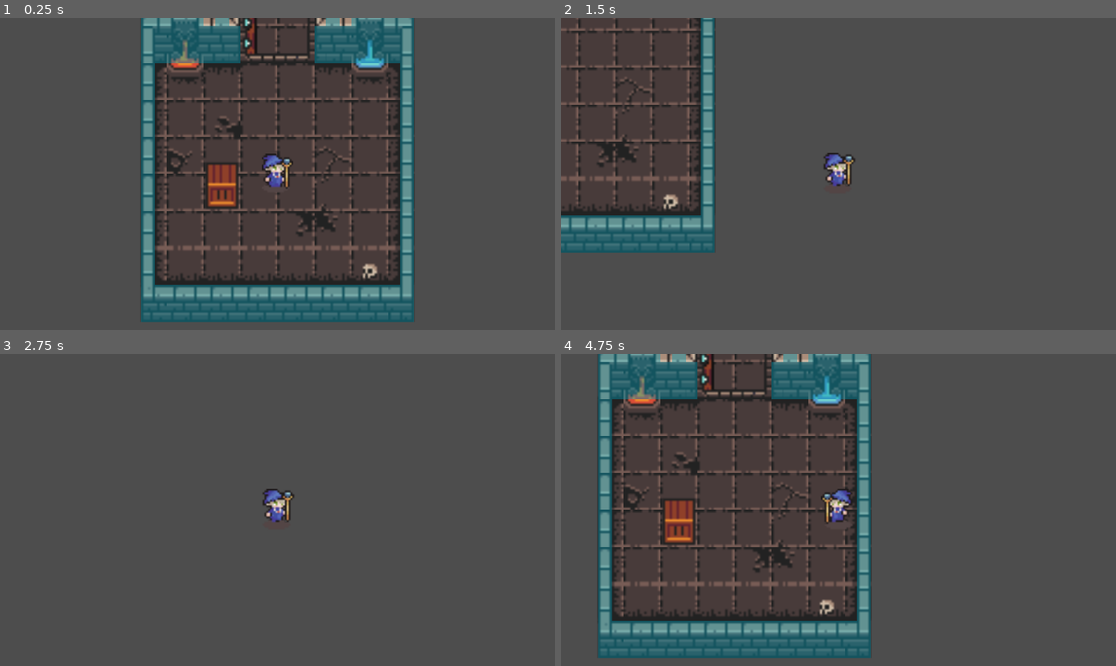
Above: before the commit, frames 1-4 (two rows, left to right).
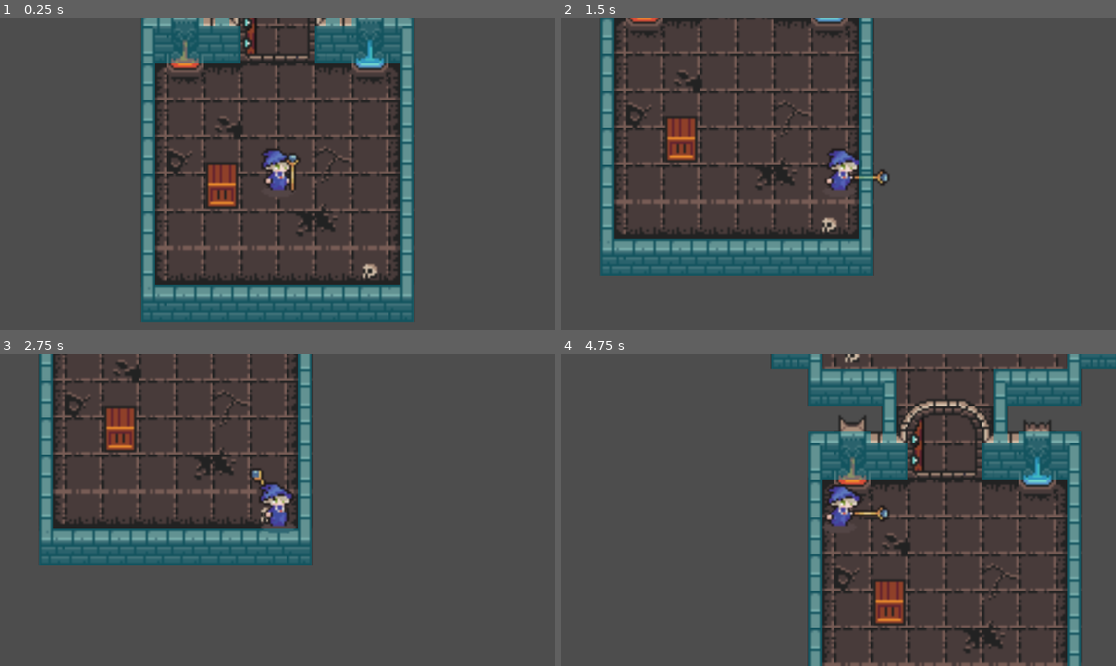
Above: after the commit, the same moments.

Repository: jrginn/LEAD-Academy-2024
Game: Godot game, scene res://dungeon.tscn
The game is run twice, just before and just after one commit, with the same random seed, the same clock (stepped at 60 frames per second) and the same inputs.
Inputs (mouse positions are in pixels of both pictures, inside the frame that each line leads up to):
- Up to frame 1 (0.25 s): no input
- Up to frame 2 (1.5 s): move the mouse to (960, 158) at 0.52 s; press the mouse at (960, 158) at 0.53 s; hold Right (move_right) 0.53-1.28 s; move the mouse to (727, 189) at 1.27 s; release the mouse at (727, 189) at 1.28 s; hold Down (move_down) from 1.28 s (still down); click (727, 189) at 1.35 s
- Up to frame 3 (2.75 s): move the mouse to (333, 441) at 2.02 s; release Down (move_down) at 2.03 s; press the mouse at (333, 441) at 2.03 s; hold Right (move_right) from 2.03 s (still down)
- Up to frame 4 (4.75 s): move the mouse to (810, 572) at 2.77 s; release Right (move_right) at 2.78 s; release the mouse at (810, 572) at 2.78 s; hold Up (move_up) 2.78-3.53 s; click (810, 572) at 2.85 s; move the mouse to (1005, 556) at 3.52 s; press the mouse at (1005, 556) at 3.53 s; hold Left (move_left) from 3.53 s (still down); move the mouse to (672, 463) at 4.27 s; release the mouse at (672, 463) at 4.28 s; click (672, 463) at 4.35 s

The runs differ from the first frame. In frame 1, 0.6% of the frame differs, in the area x 47-55%, y 41-58%; in frame 2, 23%; in frame 3, 16%; in frame 4, 44%, in the area x 6-100%, y 0-100%.

Commit message:
wizard state machine

Diff:
--- a/lead-game/dungeon.tscn
+++ b/lead-game/dungeon.tscn
@@ -4,7 +4,7 @@
 [ext_resource type="Texture2D" uid="uid://br34sp2maksdr" path="res://Dungeon Tiles/atlas_walls_low-16x16.png" id="2_m25g7"]
 [ext_resource type="Texture2D" uid="uid://ckwobt6dma7dr" path="res://Dungeon Tiles/atlas_walls_high-16x32.png" id="3_u3d0a"]
 [ext_resource type="Texture2D" uid="uid://bah123a6ign4d" path="res://Dungeon Tiles/0x72_DungeonTilesetII_v1.7.png" id="4_68ure"]
-[ext_resource type="PackedScene" uid="uid://dwg1hj65d1t18" path="res://player.tscn" id="5_y8oot"]
+[ext_resource type="PackedScene" uid="uid://djbru0vbiiwxn" path="res://wizard.tscn" id="5_ru71o"]
 
 [sub_resource type="TileSetAtlasSource" id="TileSetAtlasSource_3i7as"]
 texture = ExtResource("1_8yg3u")
@@ -1555,7 +1555,6 @@
 4:15/0 = 0
 4:15/0/physics_layer_0/polygon_0/points = PackedVector2Array(-8, -5, -7, -5, -6, -4, -5, -2, -4, 0.5, -4, 4, 8, 4, 8, 8, -8, 8)
 5:15/0 = 0
-5:15/0/physics_layer_0/polygon_0/points = PackedVector2Array(-8, -8, -1, -8, -1, 8, -8, 8)
 6:15/0 = 0
 8:15/0 = 0
 9:15/0 = 0
@@ -1579,7 +1578,6 @@
 3:16/0/physics_layer_0/polygon_0/points = PackedVector2Array(-8, -8, 8, -8, 8, 8, -8, 8)
 4:16/0 = 0
 5:16/0 = 0
-5:16/0/physics_layer_0/polygon_0/points = PackedVector2Array(-8, -8, -1, -8, -1, 8, -8, 8)
 6:16/0 = 0
 8:16/0 = 0
 9:16/0 = 0
@@ -1999,10 +1997,8 @@
 tile_set = SubResource("TileSet_5flnr")
 collision_visibility_mode = 1
 
-[node name="Wizard" parent="." instance=ExtResource("5_y8oot")]
-physics_interpolation_mode = 2
-speed = 150
+[node name="Wizard" parent="." instance=ExtResource("5_ru71o")]
 
 [node name="Wall Decor" type="TileMapLayer" parent="."]
-tile_map_data = PackedByteArray("AAD///v/AAAFAA8AAAAAAPv/AAA …(703 unchanged characters)… ACAAIAAADQ//X/AAACAAIAAADt//n/AAADAAMAAAD///z/AAAFABAAAAAAAPz/AAAGABAAAAA=")
+tile_map_data = PackedByteArray("AAD///v/AAAFAA8AAAAAAPv/AAA …(703 unchanged characters)… ACAAIAAADQ//X/AAACAAIAAADt//n/AAADAAMAAAA=")
 tile_set = SubResource("TileSet_ka8ao")
--- /dev/null
+++ b/lead-game/oldplayer.gd
@@ -0,0 +1,34 @@
+extends CharacterBody2D
+
+@export var speed = 800 # How fast the player will move (pixels/sec).
+var screen_size # Size of the game window.
+
+
+# Called when the node enters the scene tree for the first time.
+func _ready() -> void:
+	screen_size = get_viewport_rect().size
+
+
+# Called every frame. 'delta' is the elapsed time since the previous frame.
+func _process(delta):
+	$AnimatedSprite2D.play()
+
+	get_input()
+
+	if velocity.length() > 0:
+		velocity = velocity.normalized() * speed
+
+	move_and_slide()
+
+	if velocity.x != 0 or velocity.y != 0:
+		$AnimatedSprite2D.animation = "walk"
+		$AnimatedSprite2D.flip_v = false
+		# See the note below about the following boolean assignment.
+		$AnimatedSprite2D.flip_h = velocity.x < 0
+
+	if velocity.length() == 0:
+		$AnimatedSprite2D.animation = "idle"
+
+func get_input():
+	var input_dir = Input.get_vector("move_left", "move_right", "move_up", "move_down")
+	velocity = input_dir * speed
--- a/lead-game/player.gd
+++ b/lead-game/player.gd
@@ -1,39 +1,43 @@
 extends CharacterBody2D
 
-@export var speed = 400 # How fast the player will move (pixels/sec).
-var screen_size # Size of the game window.
+var speed = 800
 
+enum States {IDLE, WALK, ATTACK, HURT, DEATH}
+var state: States = States.IDLE: set = set_state
+var is_attacking = false
 
-# Called when the node enters the scene tree for the first time.
-func _ready() -> void:
-	screen_size = get_viewport_rect().size
+func get_input():
+	var input_dir = Input.get_vector("move_left", "move_right", "move_up", "move_down")
+	velocity = input_dir * speed
 
-
-# Called every frame. 'delta' is the elapsed time since the previous frame.
-func _process(delta):
-	var velocity = Vector2.ZERO # The player's movement vector.
-	if Input.is_action_pressed("move_right"):
-		velocity.x += 1
-	if Input.is_action_pressed("move_left"):
-		velocity.x -= 1
-	if Input.is_action_pressed("move_down"):
-		velocity.y += 1
-	if Input.is_action_pressed("move_up"):
-		velocity.y -= 1
+func _physics_process(delta):
+	get_input()
+	move_and_slide()
 
 	$AnimatedSprite2D.play()
 
-	if velocity.length() > 0:
-		velocity = velocity.normalized() * speed
+	if is_attacking: return
 
-	position += velocity * delta
-	#position = position.clamp(Vector2.ZERO, screen_size)
+	if Input.is_action_pressed("left_click"):
+		state = States.ATTACK
+	elif velocity.x != 0 or velocity.y != 0:
+		state = States.WALK
+	else:
+		state = States.IDLE
 
-	if velocity.x != 0 or velocity.y != 0:
+func set_state(new_state: int):
+	state = new_state
+
+	if state == States.IDLE:
+		$AnimatedSprite2D.animation = "idle"
+	elif state == States.WALK:
 		$AnimatedSprite2D.animation = "walk"
-		$AnimatedSprite2D.flip_v = false
-		# See the note below about the following boolean assignment.
 		$AnimatedSprite2D.flip_h = velocity.x < 0
+	elif state == States.ATTACK:
+		is_attacking = true
+		$AnimatedSprite2D.animation = "attack"
+		$AnimatedSprite2D.connect("animation_finished", func(): _on_attack_finished(), CONNECT_ONE_SHOT)
 
-	if velocity.length() == 0:
-		$AnimatedSprite2D.animation = "idle"
+func _on_attack_finished():
+	is_attacking = false
+	state = States.IDLE
--- a/lead-game/player.tscn
+++ b/lead-game/player.tscn
@@ -1,6 +1,6 @@
 [gd_scene load_steps=28 format=3 uid="uid://dwg1hj65d1t18"]
 
-[ext_resource type="Script" path="res://player.gd" id="1_ltxke"]
+[ext_resource type="Script" path="res://oldplayer.gd" id="1_8a226"]
 [ext_resource type="Texture2D" uid="uid://cbbehrhqxlm5w" path="res://Wizard/Wizard with shadows/Attack Stills/Wizard-Attack 1.png" id="2_7vtaw"]
 [ext_resource type="Texture2D" uid="uid://d2ukaf70q0pgw" path="res://Wizard/Wizard with shadows/Attack Stills/Wizard-Attack 2.png" id="3_b7e26"]
 [ext_resource type="Texture2D" uid="uid://korg74k7capn" path="res://Wizard/Wizard with shadows/Attack Stills/Wizard-Attack 3.png" id="4_6g2u1"]
@@ -131,7 +131,7 @@
 
 [node name="Wizard" type="CharacterBody2D"]
 collision_layer = 2
-script = ExtResource("1_ltxke")
+script = ExtResource("1_8a226")
 metadata/_edit_group_ = true
 
 [node name="CollisionShape2D" type="CollisionShape2D" parent="."]
--- a/lead-game/project.godot
+++ b/lead-game/project.godot
@@ -44,6 +44,11 @@
 "events": [Object(InputEventKey,"resource_local_to_scene":false,"resource_name":"","device":-1,"window_id":0,"alt_press …(195 unchanged characters)…
 ]
 }
+left_click={
+"deadzone": 0.5,
+"events": [Object(InputEventMouseButton,"resource_local_to_scene":false,"resource_name":"","device":-1,"window_id":0,"alt_pressed":false,"shift_pressed":false,"ctrl_pressed":false,"meta_pressed":false,"button_mask":0,"position":Vector2(0, 0),"global_position":Vector2(0, 0),"factor":1.0,"button_index":1,"canceled":false,"pressed":false,"double_click":false,"script":null)
+]
+}
 
 [layer_names]
 
--- a/lead-game/unlocked_dungeon.tscn
+++ b/lead-game/unlocked_dungeon.tscn
@@ -15,10 +15,5 @@
 [node name="Floor Decor" parent="." index="2"]
 collision_visibility_mode = 0
 
-[node name="Wizard" parent="." index="3"]
-physics_interpolation_mode = 0
-position = Vector2(0, 0)
-scale = Vector2(1, 1)
-
 [node name="Wall Decor" parent="." index="4"]
 tile_map_data = PackedByteArray("AAD///v/AQAVAAYAAAAAAPv/AQAWAAYAAAD///r/AQAVAAUAAAAAAPr/AQAWAAUAAAD+//v/AQAQAAYAAAD+// …(688 unchanged characters)…
--- /dev/null
+++ b/lead-game/wizard.tscn
@@ -0,0 +1,251 @@
+[gd_scene load_steps=37 format=3 uid="uid://djbru0vbiiwxn"]
+
+[ext_resource type="Script" path="res://player.gd" id="1_q08u6"]
+[ext_resource type="Texture2D" uid="uid://5xhuniv8qwo7" path="res://Wizard/Wizard with shadows/Wizard-Attack02.png" id="2_72l8j"]
+[ext_resource type="Texture2D" uid="uid://dsfdsqfkuga0q" path="res://Wizard/Wizard with shadows/Wizard-DEATH.png" id="3_6hclp"]
+[ext_resource type="Texture2D" uid="uid://d0aoe8mise2cl" path="res://Wizard/Wizard with shadows/Wizard-Hurt.png" id="4_v6k1k"]
+[ext_resource type="Texture2D" uid="uid://bt3wu83c5refb" path="res://Wizard/Wizard with shadows/Wizard-Idle.png" id="5_b5yv4"]
+[ext_resource type="Texture2D" uid="uid://ciuo2j0ngagdf" path="res://Wizard/Wizard with shadows/Wizard-Walk.png" id="6_l12sb"]
+
+[sub_resource type="AtlasTexture" id="AtlasTexture_r0u8t"]
+atlas = ExtResource("2_72l8j")
+region = Rect2(0, 0, 100, 100)
+
+[sub_resource type="AtlasTexture" id="AtlasTexture_gvobk"]
+atlas = ExtResource("2_72l8j")
+region = Rect2(100, 0, 100, 100)
+
+[sub_resource type="AtlasTexture" id="AtlasTexture_jalfa"]
+atlas = ExtResource("2_72l8j")
+region = Rect2(200, 0, 100, 100)
+
+[sub_resource type="AtlasTexture" id="AtlasTexture_jnomt"]
+atlas = ExtResource("2_72l8j")
+region = Rect2(300, 0, 100, 100)
+
+[sub_resource type="AtlasTexture" id="AtlasTexture_u5bh0"]
+atlas = ExtResource("2_72l8j")
+region = Rect2(400, 0, 100, 100)
+
+[sub_resource type="AtlasTexture" id="AtlasTexture_shtwt"]
+atlas = ExtResource("2_72l8j")
+region = Rect2(500, 0, 100, 100)
+
+[sub_resource type="AtlasTexture" id="AtlasTexture_blicl"]
+atlas = ExtResource("3_6hclp")
+region = Rect2(0, 0, 100, 100)
+
+[sub_resource type="AtlasTexture" id="AtlasTexture_kxsej"]
+atlas = ExtResource("3_6hclp")
+region = Rect2(100, 0, 100, 100)
+
+[sub_resource type="AtlasTexture" id="AtlasTexture_w6lip"]
+atlas = ExtResource("3_6hclp")
+region = Rect2(200, 0, 100, 100)
+
+[sub_resource type="AtlasTexture" id="AtlasTexture_tvv35"]
+atlas = ExtResource("3_6hclp")
+region = Rect2(300, 0, 100, 100)
+
+[sub_resource type="AtlasTexture" id="AtlasTexture_326jg"]
+atlas = ExtResource("4_v6k1k")
+region = Rect2(0, 0, 100, 100)
+
+[sub_resource type="AtlasTexture" id="AtlasTexture_lao7s"]
+atlas = ExtResource("4_v6k1k")
+region = Rect2(100, 0, 100, 100)
+
+[sub_resource type="AtlasTexture" id="AtlasTexture_waddt"]
+atlas = ExtResource("4_v6k1k")
+region = Rect2(200, 0, 100, 100)
+
+[sub_resource type="AtlasTexture" id="AtlasTexture_nmf7t"]
+atlas = ExtResource("4_v6k1k")
+region = Rect2(300, 0, 100, 100)
+
+[sub_resource type="AtlasTexture" id="AtlasTexture_shjng"]
+atlas = ExtResource("5_b5yv4")
+region = Rect2(0, 0, 100, 100)
+
+[sub_resource type="AtlasTexture" id="AtlasTexture_ff1yk"]
+atlas = ExtResource("5_b5yv4")
+region = Rect2(100, 0, 100, 100)
+
+[sub_resource type="AtlasTexture" id="AtlasTexture_6npbg"]
+atlas = ExtResource("5_b5yv4")
+region = Rect2(200, 0, 100, 100)
+
+[sub_resource type="AtlasTexture" id="AtlasTexture_8j0f1"]
+atlas = ExtResource("5_b5yv4")
+region = Rect2(300, 0, 100, 100)
+
+[sub_resource type="AtlasTexture" id="AtlasTexture_58m32"]
+atlas = ExtResource("5_b5yv4")
+region = Rect2(400, 0, 100, 100)
+
+[sub_resource type="AtlasTexture" id="AtlasTexture_nyep7"]
+atlas = ExtResource("5_b5yv4")
+region = Rect2(500, 0, 100, 100)
+
+[sub_resource type="AtlasTexture" id="AtlasTexture_sfxag"]
+atlas = ExtResource("6_l12sb")
+region = Rect2(0, 0, 100, 100)
+
+[sub_resource type="AtlasTexture" id="AtlasTexture_l8syb"]
+atlas = ExtResource("6_l12sb")
+region = Rect2(100, 0, 100, 100)
+
+[sub_resource type="AtlasTexture" id="AtlasTexture_x6nne"]
+atlas = ExtResource("6_l12sb")
+region = Rect2(200, 0, 100, 100)
+
+[sub_resource type="AtlasTexture" id="AtlasTexture_7ngh1"]
+atlas = ExtResource("6_l12sb")
+region = Rect2(300, 0, 100, 100)
+
+[sub_resource type="AtlasTexture" id="AtlasTexture_ofyyo"]
+atlas = ExtResource("6_l12sb")
+region = Rect2(400, 0, 100, 100)
+
+[sub_resource type="AtlasTexture" id="AtlasTexture_12gc6"]
+atlas = ExtResource("6_l12sb")
+region = Rect2(500, 0, 100, 100)
+
+[sub_resource type="AtlasTexture" id="AtlasTexture_t2ni3"]
+atlas = ExtResource("6_l12sb")
+region = Rect2(600, 0, 100, 100)
+
+[sub_resource type="AtlasTexture" id="AtlasTexture_3ycvu"]
+atlas = ExtResource("6_l12sb")
+region = Rect2(700, 0, 100, 100)
+
+[sub_resource type="SpriteFrames" id="SpriteFrames_ckr5n"]
+animations = [{
+"frames": [{
+"duration": 1.0,
+"texture": SubResource("AtlasTexture_r0u8t")
+}, {
+"duration": 1.0,
+"texture": SubResource("AtlasTexture_gvobk")
+}, {
+"duration": 1.0,
+"texture": SubResource("AtlasTexture_jalfa")
+}, {
+"duration": 1.0,
+"texture": SubResource("AtlasTexture_jnomt")
+}, {
+"duration": 1.0,
+"texture": SubResource("AtlasTexture_u5bh0")
+}, {
+"duration": 1.0,
+"texture": SubResource("AtlasTexture_shtwt")
+}],
+"loop": false,
+"name": &"attack",
+"speed": 5.0
+}, {
+"frames": [{
+"duration": 1.0,
+"texture": SubResource("AtlasTexture_blicl")
+}, {
+"duration": 1.0,
+"texture": SubResource("AtlasTexture_kxsej")
+}, {
+"duration": 1.0,
+"texture": SubResource("AtlasTexture_w6lip")
+}, {
+"duration": 1.0,
+"texture": SubResource("AtlasTexture_tvv35")
+}],
+"loop": true,
+"name": &"death",
+"speed": 5.0
+}, {
+"frames": [{
+"duration": 1.0,
+"texture": SubResource("AtlasTexture_326jg")
+}, {
+"duration": 1.0,
+"texture": SubResource("AtlasTexture_lao7s")
+}, {
+"duration": 1.0,
+"texture": SubResource("AtlasTexture_waddt")
+}, {
+"duration": 1.0,
+"texture": SubResource("AtlasTexture_nmf7t")
+}],
+"loop": true,
+"name": &"hurt",
+"speed": 5.0
+}, {
+"frames": [{
+"duration": 1.0,
+"texture": SubResource("AtlasTexture_shjng")
+}, {
+"duration": 1.0,
+"texture": SubResource("AtlasTexture_ff1yk")
+}, {
+"duration": 1.0,
+"texture": SubResource("AtlasTexture_6npbg")
+}, {
+"duration": 1.0,
+"texture": SubResource("AtlasTexture_8j0f1")
+}, {
+"duration": 1.0,
+"texture": SubResource("AtlasTexture_58m32")
+}, {
+"duration": 1.0,
+"texture": SubResource("AtlasTexture_nyep7")
+}],
+"loop": true,
+"name": &"idle",
+"speed": 5.0
+}, {
+"frames": [{
+"duration": 1.0,
+"texture": SubResource("AtlasTexture_sfxag")
+}, {
+"duration": 1.0,
+"texture": SubResource("AtlasTexture_l8syb")
+}, {
+"duration": 1.0,
+"texture": SubResource("AtlasTexture_x6nne")
+}, {
+"duration": 1.0,
+"texture": SubResource("AtlasTexture_7ngh1")
+}, {
+"duration": 1.0,
+"texture": SubResource("AtlasTexture_ofyyo")
+}, {
+"duration": 1.0,
+"texture": SubResource("AtlasTexture_12gc6")
+}, {
+"duration": 1.0,
+"texture": SubResource("AtlasTexture_t2ni3")
+}, {
+"duration": 1.0,
+"texture": SubResource("AtlasTexture_3ycvu")
+}],
+"loop": true,
+"name": &"walk",
+"speed": 5.0
+}]
+
+[sub_resource type="RectangleShape2D" id="RectangleShape2D_yfqra"]
+size = Vector2(16, 19)
+
+[node name="CharacterBody2D" type="CharacterBody2D"]
+collision_layer = 2
+script = ExtResource("1_q08u6")
+
+[node name="AnimatedSprite2D" type="AnimatedSprite2D" parent="."]
+sprite_frames = SubResource("SpriteFrames_ckr5n")
+animation = &"attack"
+
+[node name="CollisionShape2D" type="CollisionShape2D" parent="."]
+position = Vector2(1, -1.5)
+shape = SubResource("RectangleShape2D_yfqra")
+
+[node name="Camera2D" type="Camera2D" parent="."]
+
+[connection signal="animation_finished" from="AnimatedSprite2D" to="." method="_on_animation_finished"]
